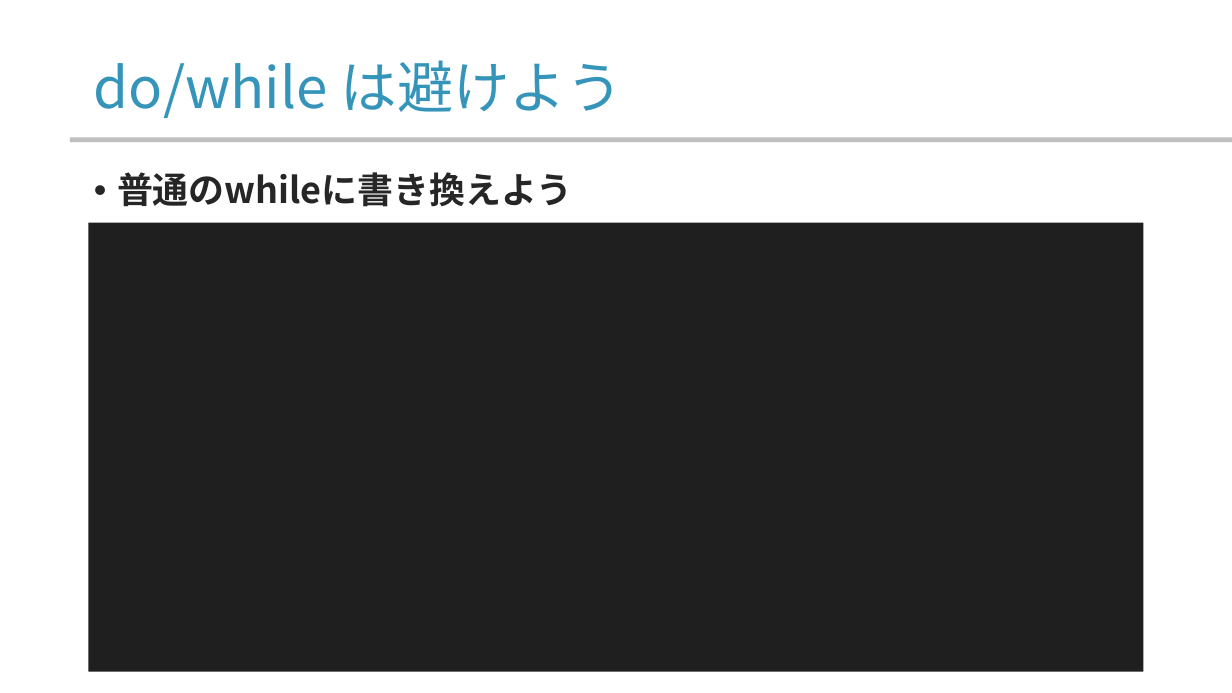
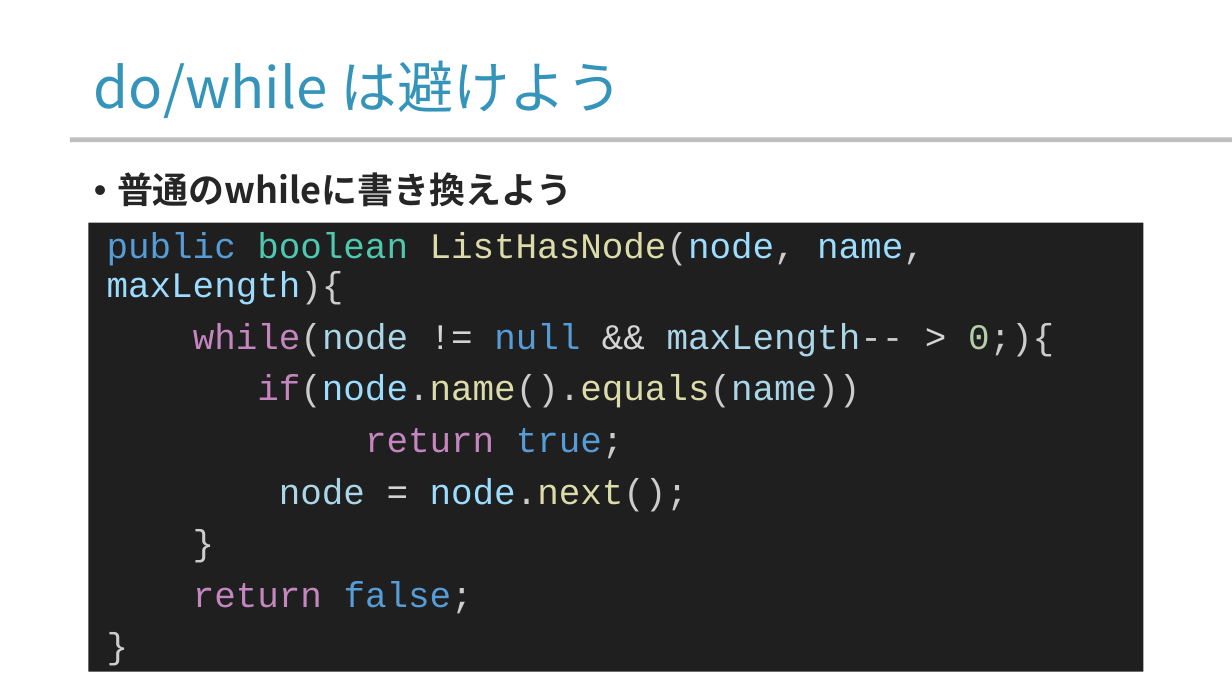
Before and after one commit to yamada-ai/java-prac, a slide deck: slide 28 of 07_ccontrol_flow_1.pptx (slide 27 before the commit). Drawn at 1232x693 pixels with LibreOffice and Linux fonts; fonts in the diff are those of the drawing; background and template pictures are left out. Boxes give left, top, right and bottom in pixels: in the first picture for what was removed or moved away, otherwise in the second. Text is boxed around its words. In the diff, an @@ line names an element or a change of style, - is before the commit and + after.

Commit message:
pptx

```diff
--- a/07_ccontrol_flow_1.pptx
+++ b/07_ccontrol_flow_1.pptx
@@ text in rectangle at (x1=107, y1=233, x2=1054, y2=614): text added @@
+public boolean ListHasNode(node, name, maxLength){
+while(node != null && maxLength-- > 0;){
+if(node.name().equals(name))
+return true;
+node = node.next();
+}
+return false;
+}
```
Also in this commit, not shown: 12 other slides changed, 16 slides added, 2 other files.
